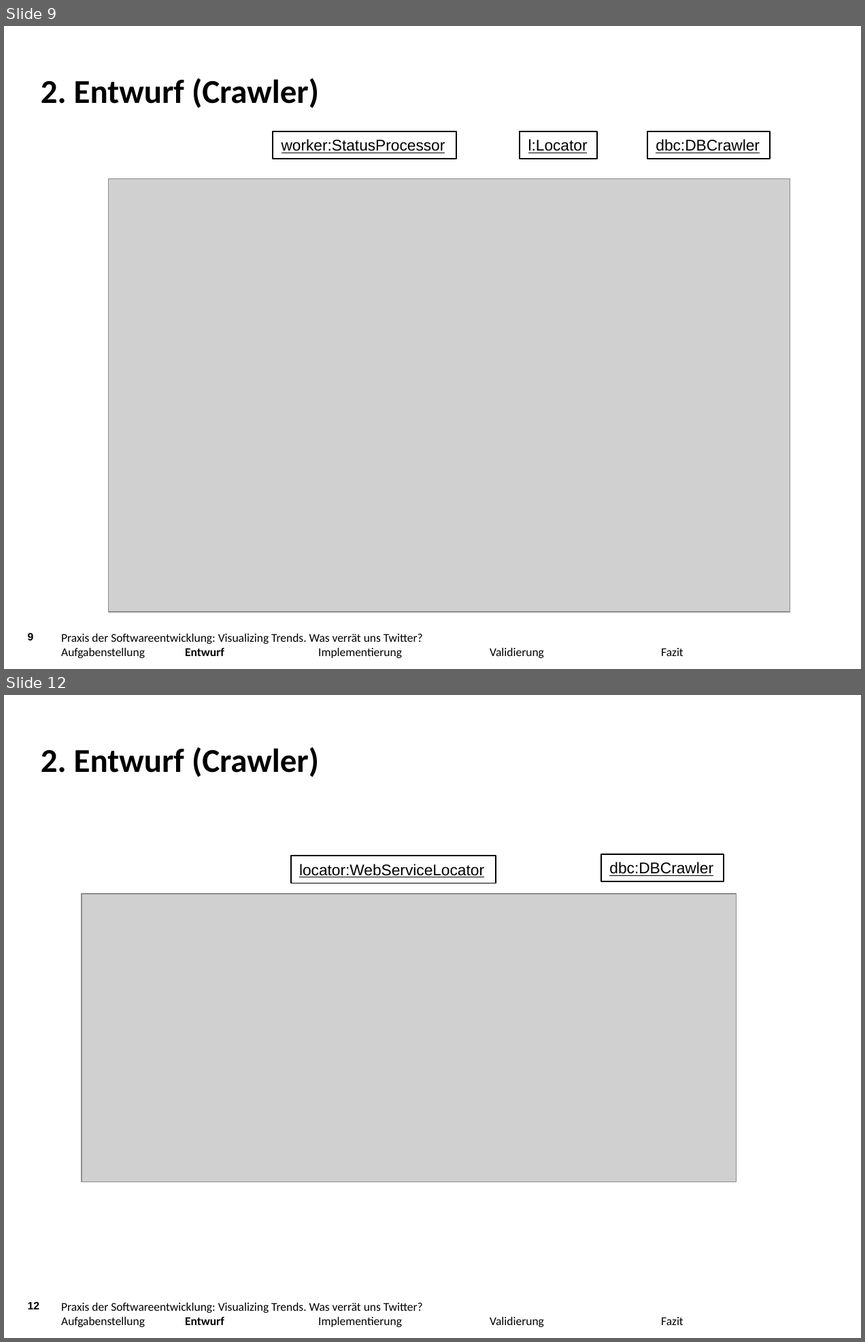
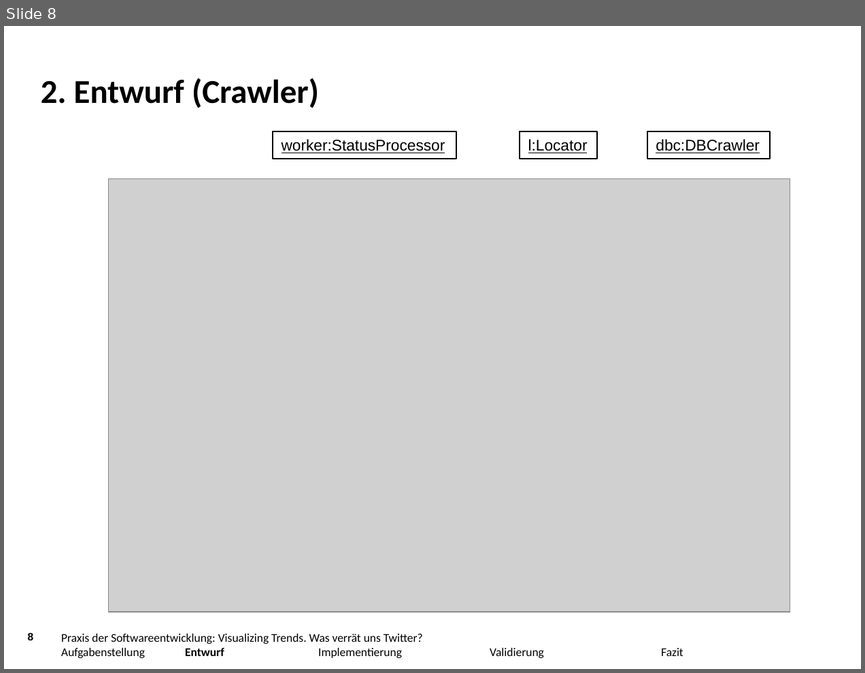
Before and after one commit to jaasmiin/twitterPSE, a slide deck: doc/abschlusspräsentation/pres.pptx. Shown one above the other, each under a label of ours: slides 9 and 12 before the commit, slide 8 after it; the slides between them are not shown. The pictures are 865x1342 and 865x673 pixels, drawn with LibreOffice and Linux fonts; fonts in the diff are those of the drawing; grey boxes stand for pictures; background and template pictures are left out. Boxes give left, top, right and bottom in pixels: in the first picture for what was removed or moved away, otherwise in the second. Text is boxed around its words. In the diff, an @@ line names an element or a change of style, - is before the commit and + after.

```diff
--- a/doc/abschlusspräsentation/pres.pptx
+++ b/doc/abschlusspräsentation/pres.pptx
@@ slide 12 removed at [4,695,861,1338], background picture (left out); not listed: 1 template element that a slide beside it also shows @@
@@ title removed at [41,747,319,777] @@
-2. Entwurf (Crawler)
@@ rectangle removed at [291,856,496,883] @@
-locator:WebServiceLocator
@@ rectangle removed at [601,854,723,882] @@
-dbc:DBCrawler
@@ picture removed at [82,894,736,1182] @@
@@ text removed at [61,1302,683,1327] @@
-Praxis der Softwareentwicklung: Visualizing Trends. Was verrät uns Twitter?
-Aufgabenstellung Entwurf Implementierung Validierung Fazit
@@ what was slide 9 is now slide 8 @@
```
Also in this commit, not shown: 1 slide changed, 3 other slides removed, 1 other file.
